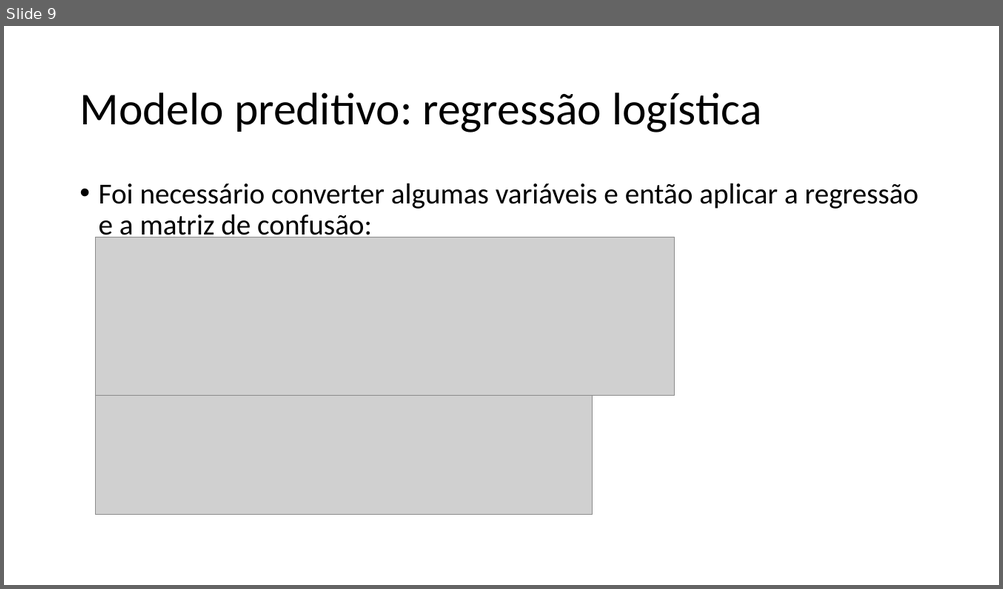
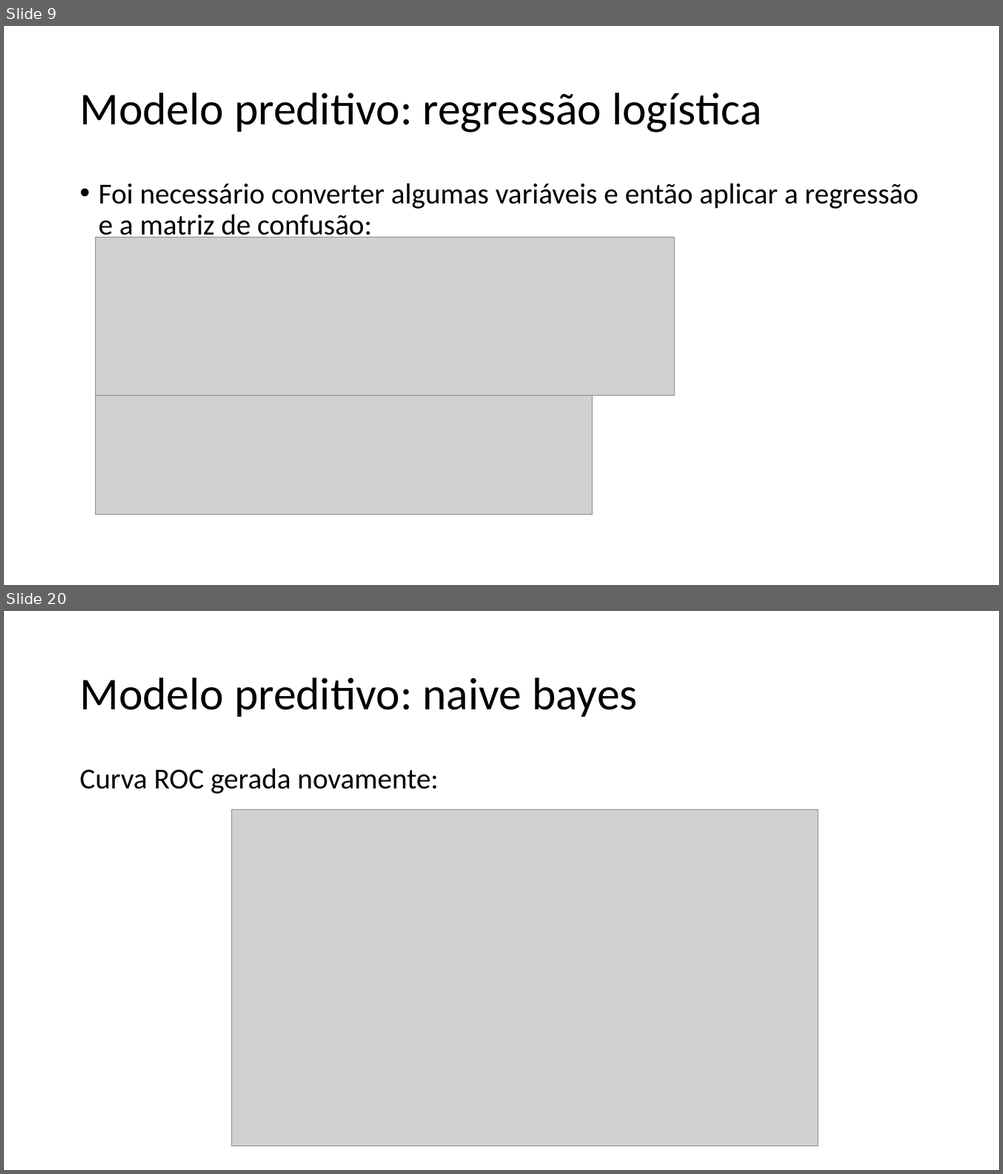
Before and after one commit to padovese/academic-projects, a slide deck: regressao/apresentacao.pptx. Shown one above the other, each under a label of ours: slide 9 before the commit, slides 9 and 20 after it; the slides between them are not shown. The pictures are 1003x589 and 1003x1174 pixels, drawn with LibreOffice and Linux fonts; fonts in the diff are those of the drawing; grey boxes stand for pictures. Boxes give left, top, right and bottom in pixels: in the first picture for what was removed or moved away, otherwise in the second. Text is boxed around its words. In the diff, an @@ line names an element or a change of style, - is before the commit and + after.

```diff
--- a/regressao/apresentacao.pptx
+++ b/regressao/apresentacao.pptx
@@ slide 20 added at (4,611,999,1170), background #FFFFFF @@
@@ title added at (79,678,637,717), 44 pt, text #000000 @@
+Modelo preditivo: naive bayes
@@ text added at (79,768,438,794), 28 pt, text #000000 @@
+Curva ROC gerada novamente:
@@ picture added at (232,810,818,1147) @@
```
Also in this commit, not shown: 5 slides changed, 10 other slides added, 4 other files.
